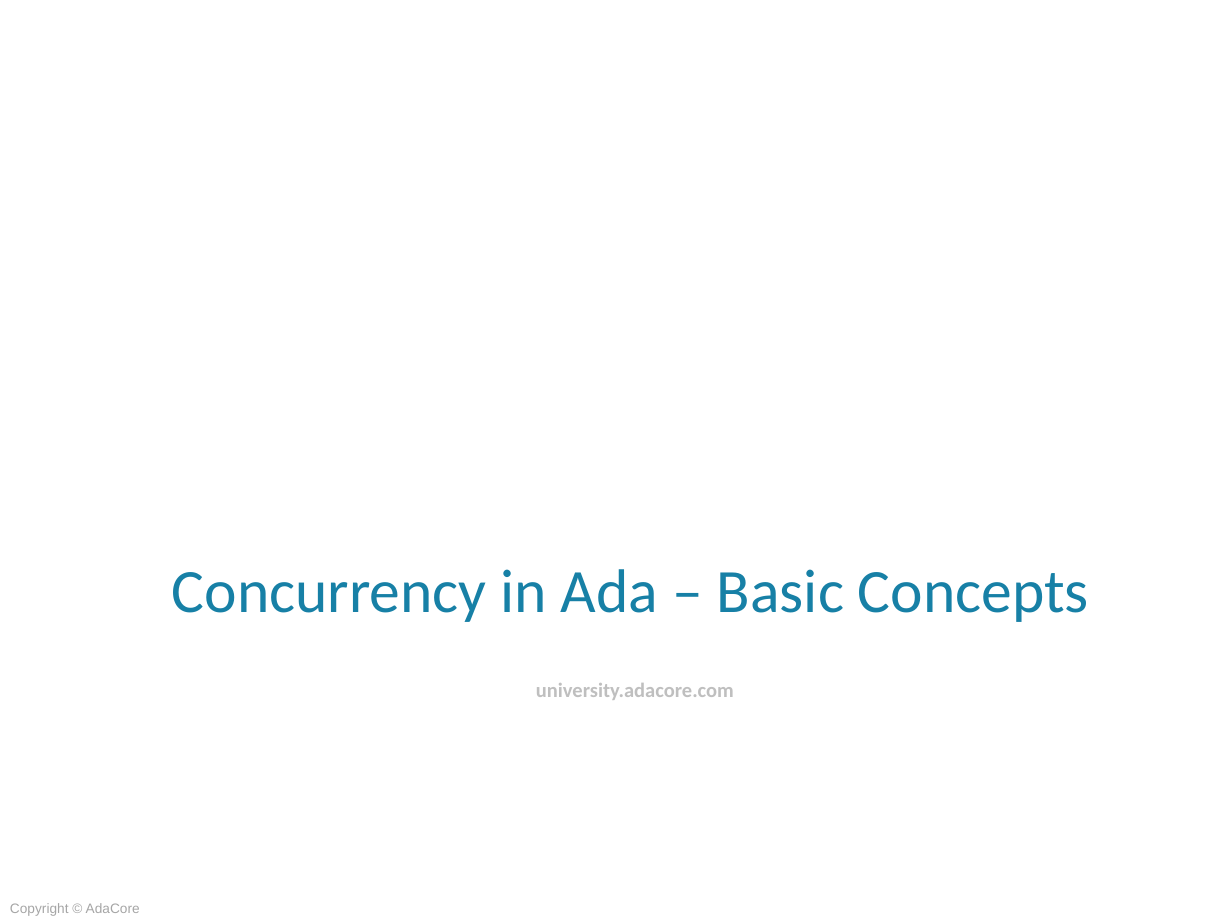
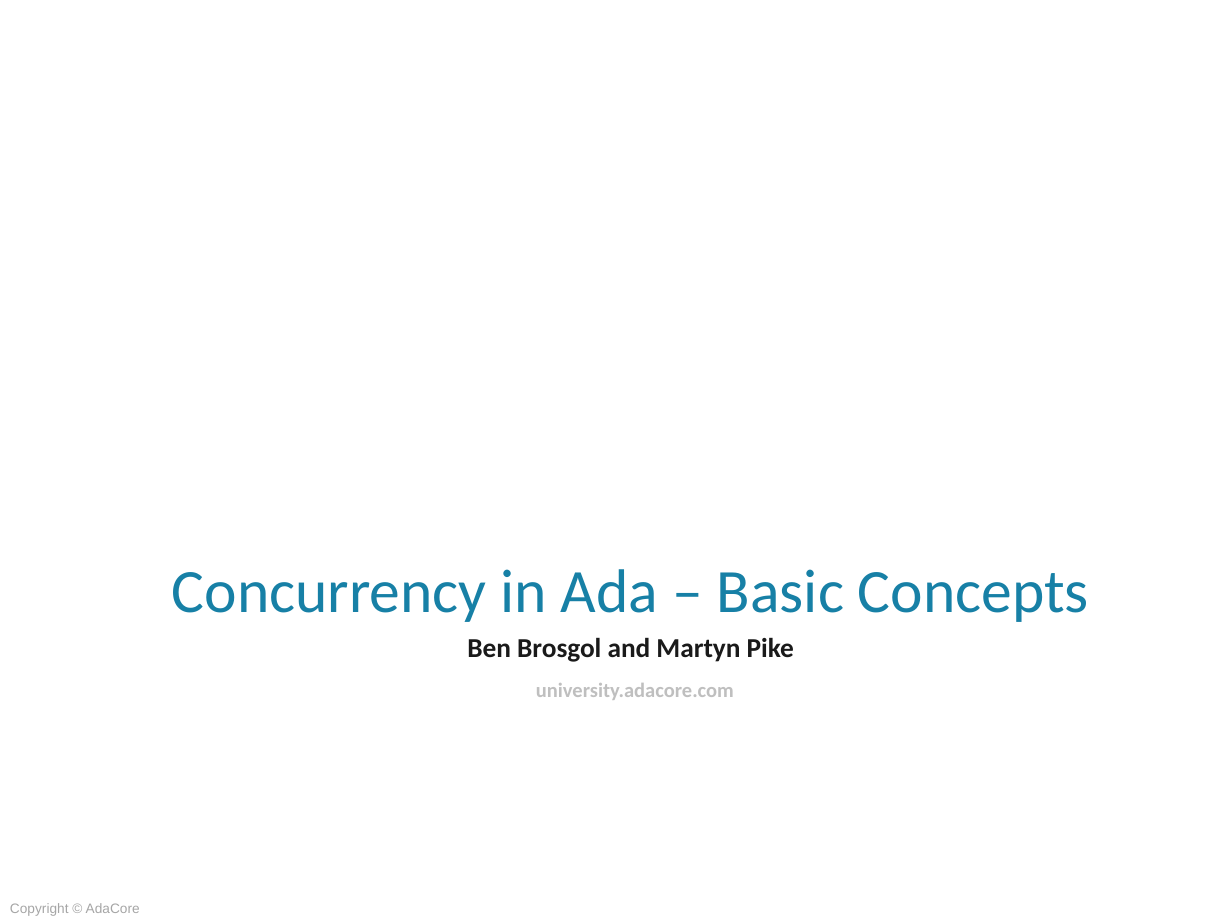
Before and after one commit to AdaCoreU/Courses, a slide deck: slide 1 of lectures/05_Concurrency/01_Basic_Concepts/Slides/01_Basic_Concepts.pptx. Drawn at 1232x924 pixels with LibreOffice and Linux fonts; fonts in the diff are those of the drawing; background and template pictures are left out. Boxes give left, top, right and bottom in pixels: in the first picture for what was removed or moved away, otherwise in the second. Text is boxed around its words. In the diff, an @@ line names an element or a change of style, - is before the commit and + after.

```diff
--- a/lectures/05_Concurrency/01_Basic_Concepts/Slides/01_Basic_Concepts.pptx
+++ b/lectures/05_Concurrency/01_Basic_Concepts/Slides/01_Basic_Concepts.pptx
@@ text added at (467,637,794,662), 16 pt, text #1A1A1A, bold @@
+Ben Brosgol and Martyn Pike
```
Also in this commit, not shown: 1 other file.
